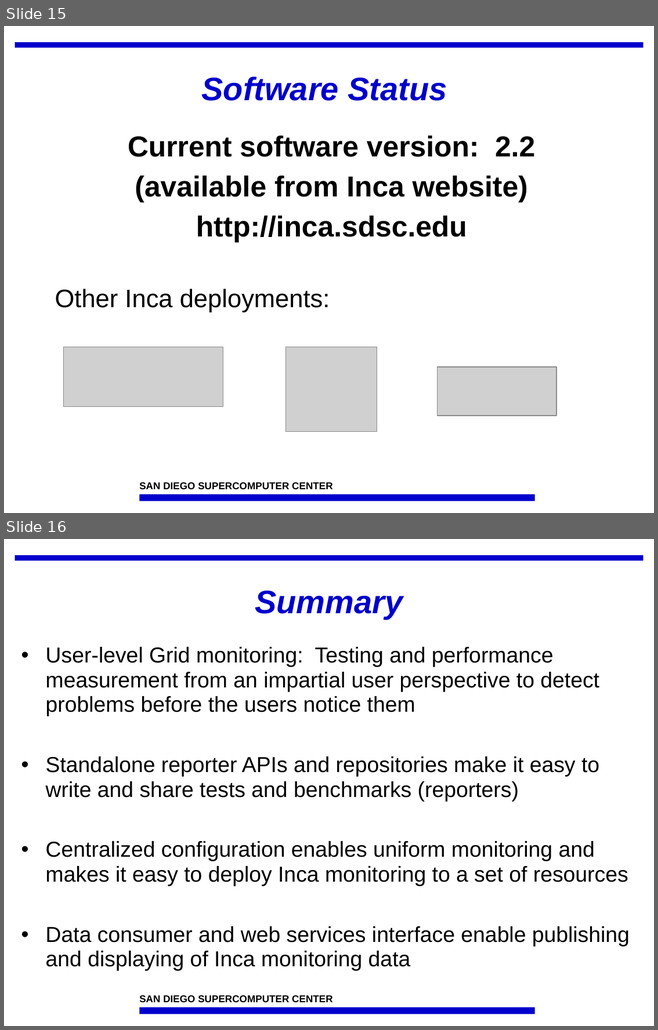
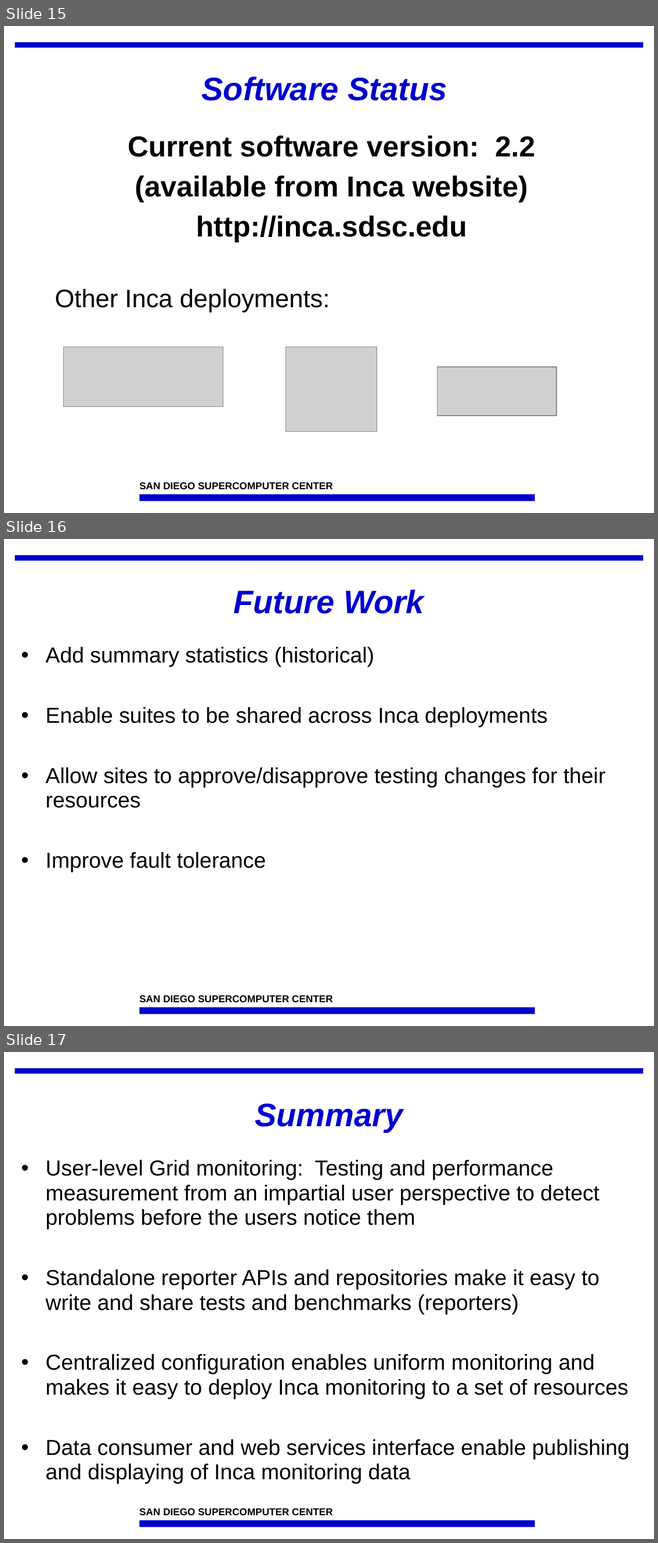
Before and after one commit to IncaProject/inca-xsede, a slide deck: talks/sc07/inca-sc07.ppt. Shown one above the other, each under a label of ours: slides 15 and 16 before the commit, slides 15, 16 and 17 after it. The pictures are 658x1030 and 658x1543 pixels, drawn with LibreOffice and Linux fonts; fonts in the diff are those of the drawing; grey boxes stand for pictures; background and template pictures are left out. Boxes give left, top, right and bottom in pixels: in the first picture for what was removed or moved away, otherwise in the second. Text is boxed around its words. In the diff, an @@ line names an element or a change of style, - is before the commit and + after.

```diff
--- a/talks/sc07/inca-sc07.ppt
+++ b/talks/sc07/inca-sc07.ppt
@@ slide 16 added at bbox=[4, 539, 654, 1026], background #FFFFFF; not listed: 3 template elements that a slide beside it also shows @@
@@ title added at bbox=[234, 589, 424, 614], 36 pt, text #0000CC, bold, italic @@
+Future Work
@@ text added at bbox=[46, 647, 605, 873], 24 pt, text #000000 @@
+• Add summary statistics (historical)
+• Enable suites to be shared across Inca deployments
+• Allow sites to approve/disapprove testing changes for their resources
+• Improve fault tolerance
@@ what was slide 16 is now slide 17 @@
```
Also in this commit, not shown: 7 slides changed, 3 other files.
